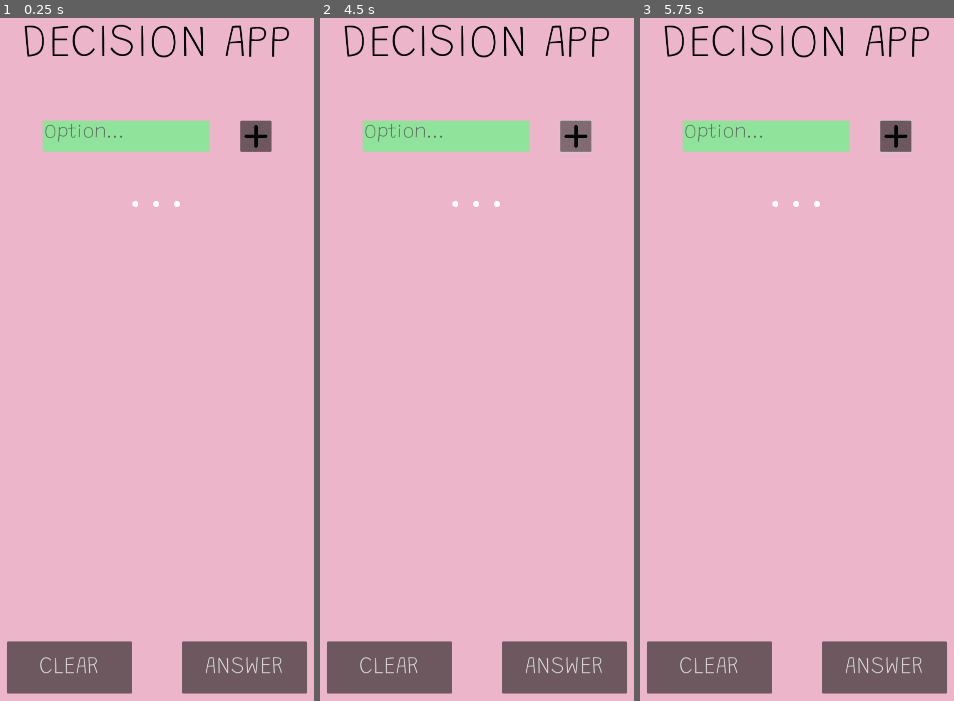
Above: before the commit, frames 1-3 (left to right).
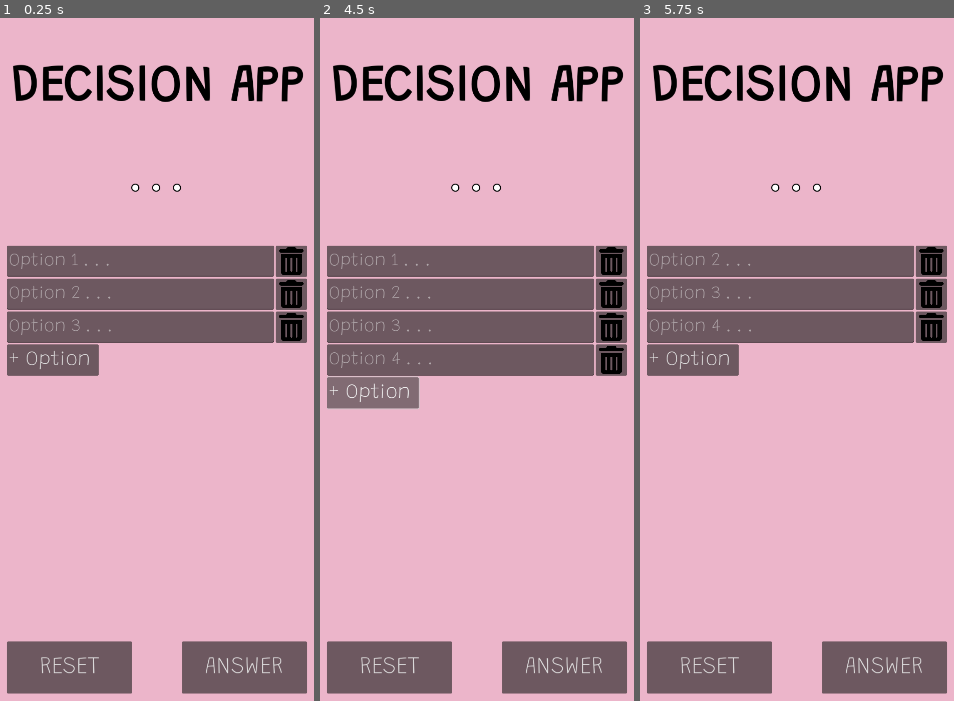
Above: after the commit, the same moments.

Repository: Sentrial/DecisionApp
Game: Godot game, scene res://Scenes/main.tscn
The game is run twice, just before and just after one commit, with the same random seed, the same clock (stepped at 60 frames per second) and the same inputs.
Inputs (mouse positions are in pixels of both pictures, inside the frame that each line leads up to; where the layout moved, square brackets give the same spot in the first picture):
- Up to frame 1 (0.25 s): no input
- Up to frame 2 (4.5 s): click (373, 359) [577, 134] at 0.5 s; click (612, 263) at 1.27 s; click "ANSWER" at 2 s; click (389, 666) at 2.75 s, where only the run before the commit has a clickable "CLEAR"; click (389, 666) at 3.5 s, where only the run after the commit has a clickable "RESET"; click (373, 359) [577, 134] at 4.25 s
- Up to frame 3 (5.75 s): click (932, 263) at 5.02 s

The runs differ from the first frame. In frame 1, 21% of the frame differs, in the area x 2-98%, y 0-96%; in frame 2, 25%; in frame 3, 21%.

Commit message:
Each option now has its own line edit. More options can be added and each option can be deleted.

Diff:
--- a/decision-app/Resources/Themes/ItemTheme.tres
+++ b/decision-app/Resources/Themes/ItemTheme.tres
@@ -5,3 +5,4 @@
 [resource]
 Button/icons/icon = ExtResource("1_ixn0w")
 Label/font_sizes/font_size = 62
+LineEdit/font_sizes/font_size = 42
--- /dev/null
+++ b/decision-app/Resources/Themes/line_edit_style.tres
@@ -0,0 +1,3 @@
+[gd_resource type="StyleBoxFlat" format=3 uid="uid://chkwrs7vcpoyi"]
+
+[resource]
--- a/decision-app/Scenes/main.tscn
+++ b/decision-app/Scenes/main.tscn
@@ -1,8 +1,10 @@
-[gd_scene load_steps=5 format=3 uid="uid://btamp27jhjrtj"]
+[gd_scene load_steps=7 format=3 uid="uid://btamp27jhjrtj"]
 
 [ext_resource type="Script" uid="uid://b04yepgmue5f8" path="res://Scripts/main.gd" id="1_jjgbg"]
-[ext_resource type="Texture2D" uid="uid://dqppfkgr8w5kr" path="res://Resources/Icons/plus-solid.svg" id="2_bo1nx"]
 [ext_resource type="AudioStream" uid="uid://djkvvvyl5h337" path="res://Resources/Sounds/GlitterSFX-cut.mp3" id="3_8gbba"]
+[ext_resource type="Theme" uid="uid://jl4g7k5tpoup" path="res://Resources/Themes/ItemTheme.tres" id="4_jjvhh"]
+[ext_resource type="Texture2D" uid="uid://dxkitmov6u7fi" path="res://Resources/Icons/trash-can-solid.svg" id="5_kry3j"]
+[ext_resource type="Script" uid="uid://gf5hmi5w4ttt" path="res://Scripts/remove_button.gd" id="6_21xkr"]
 
 [sub_resource type="AudioStreamRandomizer" id="AudioStreamRandomizer_jjvhh"]
 streams_count = 1
@@ -14,57 +16,41 @@
 [node name="Center" type="Node2D" parent="."]
 position = Vector2(540, 0)
 
-[node name="Title" type="Label" parent="Center"]
+[node name="NewTitle" type="RichTextLabel" parent="Center"]
 anchors_preset = 5
 anchor_left = 0.5
 anchor_right = 0.5
-offset_left = -379.5
-offset_top = 150.0
-offset_right = 379.5
-offset_bottom = 289.0
+offset_left = -400.0
+offset_top = 225.0
+offset_right = 400.0
+offset_bottom = 425.0
 grow_horizontal = 2
-theme_override_colors/font_color = Color(0, 0, 0, 1)
-theme_override_font_sizes/font_size = 110
-text = "DECISION APP"
+size_flags_horizontal = 3
+theme_override_colors/default_color = Color(0, 0, 0, 1)
+theme_override_font_sizes/bold_font_size = 115
+bbcode_enabled = true
+text = "[center][b]DECISION APP[/b][/center]"
 horizontal_alignment = 1
 vertical_alignment = 1
-
-[node name="InsertGroup" type="Node2D" parent="Center"]
-position = Vector2(0, 400)
-
-[node name="Button" type="Button" parent="Center/InsertGroup"]
-offset_left = 200.0
-offset_right = 275.0
-offset_bottom = 75.0
-theme_override_font_sizes/font_size = 50
-theme_override_icons/icon = ExtResource("2_bo1nx")
-icon_alignment = 1
-expand_icon = true
-
-[node name="TextEdit" type="TextEdit" parent="Center/InsertGroup"]
-offset_left = -275.0
-offset_right = 125.0
-offset_bottom = 75.0
-theme_override_colors/background_color = Color(0.564706, 0.890196, 0.603922, 1)
-theme_override_colors/font_placeholder_color = Color(0.313726, 0.313726, 0.313726, 0.811765)
-theme_override_colors/font_color = Color(0, 0, 0, 1)
-theme_override_font_sizes/font_size = 46
-placeholder_text = "Option..."
 
 [node name="Answer" type="RichTextLabel" parent="Center"]
 anchors_preset = 5
 anchor_left = 0.5
 anchor_right = 0.5
 offset_left = -360.0
-offset_top = 550.0
+offset_top = 475.0
 offset_right = 360.0
-offset_bottom = 650.0
+offset_bottom = 625.0
 grow_horizontal = 2
+theme_override_colors/font_outline_color = Color(0, 0, 0, 1)
+theme_override_constants/outline_size = 10
 theme_override_font_sizes/bold_font_size = 76
 bbcode_enabled = true
 text = "[center][b]. . .[/b][/center]"
 fit_content = true
 scroll_active = false
+horizontal_alignment = 1
+vertical_alignment = 1
 
 [node name="GlitterSFX" type="AudioStreamPlayer2D" parent="Center/Answer"]
 position = Vector2(360, 0)
@@ -82,6 +68,67 @@
 size_flags_horizontal = 3
 size_flags_vertical = 3
 
+[node name="item1" type="HBoxContainer" parent="Center/ScrollContainer/VBoxContainer"]
+layout_mode = 2
+
+[node name="LineEdit" type="LineEdit" parent="Center/ScrollContainer/VBoxContainer/item1"]
+layout_mode = 2
+size_flags_horizontal = 3
+theme = ExtResource("4_jjvhh")
+placeholder_text = "Option 1 . . ."
+
+[node name="ClearButton" type="Button" parent="Center/ScrollContainer/VBoxContainer/item1"]
+custom_minimum_size = Vector2(75, 75)
+layout_mode = 2
+size_flags_horizontal = 8
+theme_override_icons/icon = ExtResource("5_kry3j")
+icon_alignment = 1
+expand_icon = true
+script = ExtResource("6_21xkr")
+
+[node name="item2" type="HBoxContainer" parent="Center/ScrollContainer/VBoxContainer"]
+layout_mode = 2
+
+[node name="LineEdit" type="LineEdit" parent="Center/ScrollContainer/VBoxContainer/item2"]
+layout_mode = 2
+size_flags_horizontal = 3
+theme = ExtResource("4_jjvhh")
+placeholder_text = "Option 2 . . ."
+
+[node name="ClearButton" type="Button" parent="Center/ScrollContainer/VBoxContainer/item2"]
+custom_minimum_size = Vector2(75, 75)
+layout_mode = 2
+size_flags_horizontal = 8
+theme_override_icons/icon = ExtResource("5_kry3j")
+icon_alignment = 1
+expand_icon = true
+script = ExtResource("6_21xkr")
+
+[node name="item3" type="HBoxContainer" parent="Center/ScrollContainer/VBoxContainer"]
+layout_mode = 2
+
+[node name="LineEdit" type="LineEdit" parent="Center/ScrollContainer/VBoxContainer/item3"]
+layout_mode = 2
+size_flags_horizontal = 3
+theme = ExtResource("4_jjvhh")
+placeholder_text = "Option 3 . . ."
+
+[node name="ClearButton" type="Button" parent="Center/ScrollContainer/VBoxContainer/item3"]
+custom_minimum_size = Vector2(75, 75)
+layout_mode = 2
+size_flags_horizontal = 8
+theme_override_icons/icon = ExtResource("5_kry3j")
+icon_alignment = 1
+expand_icon = true
+script = ExtResource("6_21xkr")
+
+[node name="Button" type="Button" parent="Center/ScrollContainer/VBoxContainer"]
+custom_minimum_size = Vector2(150, 75)
+layout_mode = 2
+size_flags_horizontal = 0
+theme_override_font_sizes/font_size = 48
+text = "+ Option "
+
 [node name="AnswerButton" type="Button" parent="Center"]
 offset_left = 60.0
 offset_top = 1650.0
@@ -90,14 +137,14 @@
 theme_override_font_sizes/font_size = 56
 text = "ANSWER"
 
-[node name="ClearButton" type="Button" parent="Center"]
+[node name="ResetButton" type="Button" parent="Center"]
 offset_left = -360.0
 offset_top = 1650.0
 offset_right = -60.0
 offset_bottom = 1775.0
 theme_override_font_sizes/font_size = 56
-text = "CLEAR"
+text = "RESET"
 
-[connection signal="pressed" from="Center/InsertGroup/Button" to="." method="_on_add_item_pressed"]
+[connection signal="pressed" from="Center/ScrollContainer/VBoxContainer/Button" to="." method="_on_add_option_pressed"]
 [connection signal="pressed" from="Center/AnswerButton" to="." method="_on_answer_pressed"]
-[connection signal="pressed" from="Center/ClearButton" to="." method="_on_clear_pressed"]
+[connection signal="pressed" from="Center/ResetButton" to="." method="_on_reset_pressed"]
--- /dev/null
+++ b/decision-app/Scenes/option.tscn
@@ -0,0 +1,23 @@
+[gd_scene load_steps=4 format=3 uid="uid://bn6vvgjdyom55"]
+
+[ext_resource type="Theme" uid="uid://jl4g7k5tpoup" path="res://Resources/Themes/ItemTheme.tres" id="1_hmytp"]
+[ext_resource type="Texture2D" uid="uid://dxkitmov6u7fi" path="res://Resources/Icons/trash-can-solid.svg" id="2_tx2dh"]
+[ext_resource type="Script" uid="uid://gf5hmi5w4ttt" path="res://Scripts/remove_button.gd" id="3_tx2dh"]
+
+[node name="Option" type="HBoxContainer"]
+size_flags_horizontal = 3
+
+[node name="LineEdit" type="LineEdit" parent="."]
+layout_mode = 2
+size_flags_horizontal = 3
+theme = ExtResource("1_hmytp")
+placeholder_text = "Option 3 . . ."
+
+[node name="ClearButton" type="Button" parent="."]
+custom_minimum_size = Vector2(75, 75)
+layout_mode = 2
+size_flags_horizontal = 8
+theme_override_icons/icon = ExtResource("2_tx2dh")
+icon_alignment = 1
+expand_icon = true
+script = ExtResource("3_tx2dh")
--- a/decision-app/Scripts/main.gd
+++ b/decision-app/Scripts/main.gd
@@ -1,68 +1,37 @@
 extends Node2D
 
 @onready var itemContainer = $Center/ScrollContainer/VBoxContainer
-@onready var textEdit = $Center/InsertGroup/TextEdit
 @onready var itemTheme = load("res://Resources/Themes/ItemTheme.tres")
-@onready var trashIcon = load("res://Resources/Icons/trash-can-solid.svg")
 @onready var answerLabel = $Center/Answer
 @onready var glitterSFX = $Center/Answer/GlitterSFX
-var items = {}
+@onready var optionPrefab = preload("res://Scenes/option.tscn")
 
 func _ready():
 	pass
 
 
-# Adds an item to the list
-func _on_add_item_pressed():
-	if textEdit.text == "":
-		return
-
-	# Add new item
-	var newItem = HBoxContainer.new()
-	newItem.size_flags_horizontal = Control.SIZE_EXPAND_FILL
-
-	# Creat text
-	var itemText = Label.new()
-	itemText.text = textEdit.text
-	itemText.size_flags_horizontal = Control.SIZE_EXPAND
-	itemText.theme = itemTheme
-
-	# Create delete button
-	var button = Button.new()
-	button.icon = trashIcon
-	button.expand_icon = true
-	button.size_flags_horizontal = Control.SIZE_SHRINK_END
-	button.custom_minimum_size = Vector2(50,50)
-	button.pressed.connect(_on_delete_pressed.bind(itemText))
-
-	newItem.add_child(itemText)
-	newItem.add_child(button)
-	button.alignment = BoxContainer.ALIGNMENT_END
-	itemContainer.add_child(newItem)
-
-	items[itemText.text] = true
-
-	textEdit.text = ""
-
-
-# Deletes the item from the list
-func _on_delete_pressed(label: Label):
-	items.erase(label.text)
-	label.get_parent().queue_free()
+func _on_add_option_pressed():
+	var newOption = optionPrefab.instantiate()
+	var pos = max(0, itemContainer.get_child_count() - 1)
+	newOption.get_child(0).placeholder_text = "Option " + str(pos + 1) + " . . ."
+	itemContainer.add_child(newOption)
+	itemContainer.move_child(newOption, pos)
 
 
 # Generates a random answer
 func _on_answer_pressed():
-	var options = items.keys()
-	var answer = "[center][b]. . .[/b][/center]"
+	var options = []
+	var items = itemContainer.get_children()
+	for item in items:
+		for child in item.get_children():
+			if child is LineEdit:
+				if child.text != "":
+					options.append(child.text)
+
 	if len(options) > 0:
-		answer = "[center][b]" + options[randi() % options.size()] + "[/b][/center]"
+		answerLabel.text = "[center][b]" + options[randi() % options.size()] + "[/b][/center]"
 		glitterSFX.play()
 
-	answerLabel.text = answer
 
-func _on_clear_pressed():
-	for child in itemContainer.get_children():
-		itemContainer.remove_child(child)
-		child.queue_free()
-	items.clear()
+func _on_reset_pressed():
+	get_tree().change_scene_to_file("res://Scenes/main.tscn")
--- /dev/null
+++ b/decision-app/Scripts/remove_button.gd
@@ -0,0 +1,4 @@
+extends Button
+
+func _pressed():
+	self.get_parent().queue_free()
Not shown, added: decision-app/Scripts/remove_button.gd.uid
